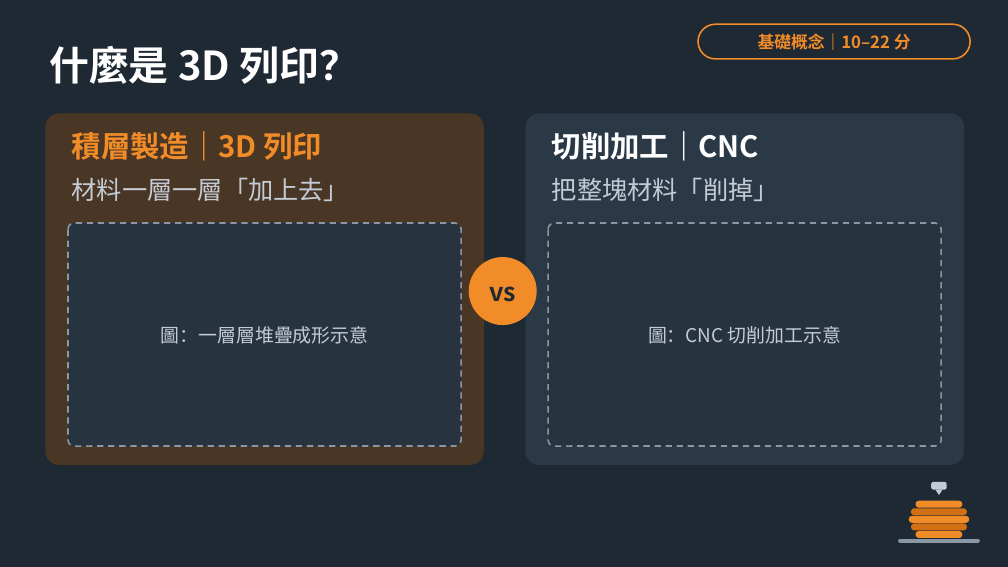
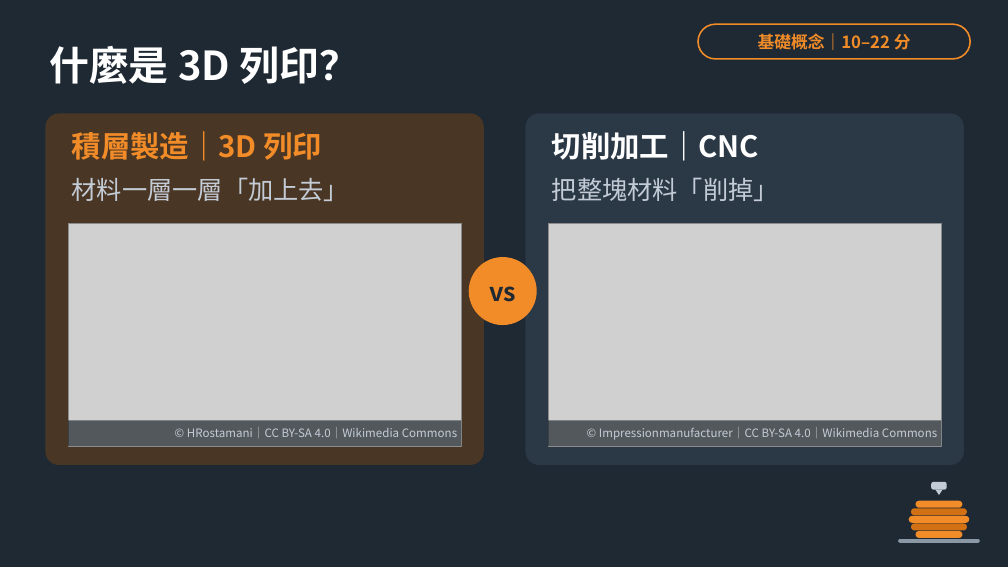
Before and after one commit to Ianwangamer/flip-cargo-e-plus, a slide deck: slide 6 of workshop-3d-printing/3D列印工作坊.pptx. Drawn at 1008x567 pixels with LibreOffice and Linux fonts; fonts in the diff are those of the drawing; grey boxes stand for pictures. Boxes give left, top, right and bottom in pixels: in the first picture for what was removed or moved away, otherwise in the second. Text is boxed around its words. In the diff, an @@ line names an element or a change of style, - is before the commit and + after.

```diff
--- a/workshop-3d-printing/3D列印工作坊.pptx
+++ b/workshop-3d-printing/3D列印工作坊.pptx
@@ rounded rectangle removed at (68, 223, 461, 446) @@
-圖：一層層堆疊成形示意
@@ picture added at (68, 223, 461, 446) @@
@@ rounded rectangle removed at (548, 223, 941, 446) @@
-圖：CNC 切削加工示意
@@ picture added at (548, 223, 941, 446) @@
@@ rectangle added at (68, 420, 461, 446), fill #11181F at 65% opacity, 11 pt, text #C3CCD6 @@
+© HRostamani｜CC BY-SA 4.0｜Wikimedia Commons
@@ rectangle added at (548, 420, 941, 446), fill #11181F at 65% opacity, 11 pt, text #C3CCD6 @@
+© Impressionmanufacturer｜CC BY-SA 4.0｜Wikimedia Commons
```
Also in this commit, not shown: 4 other slides changed, 9 other files.
